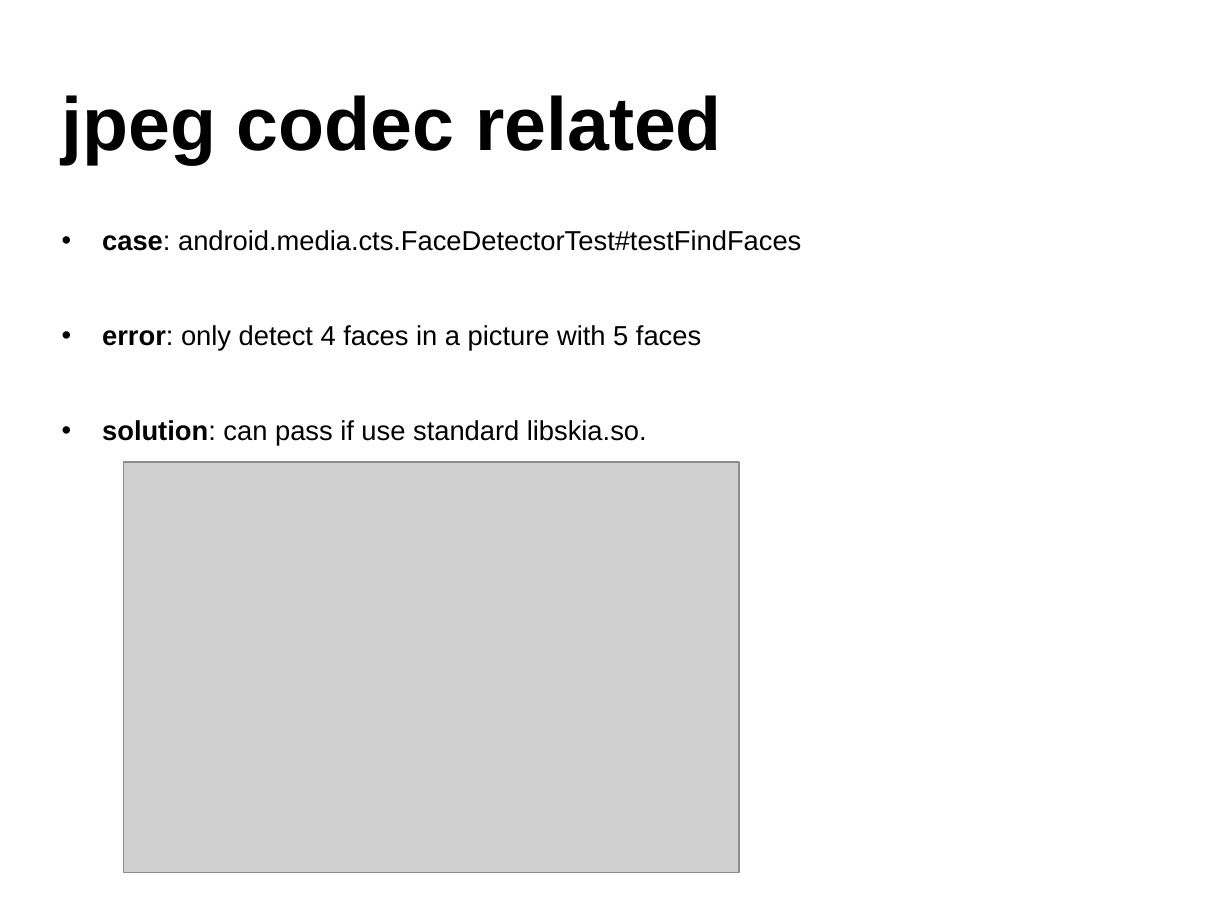
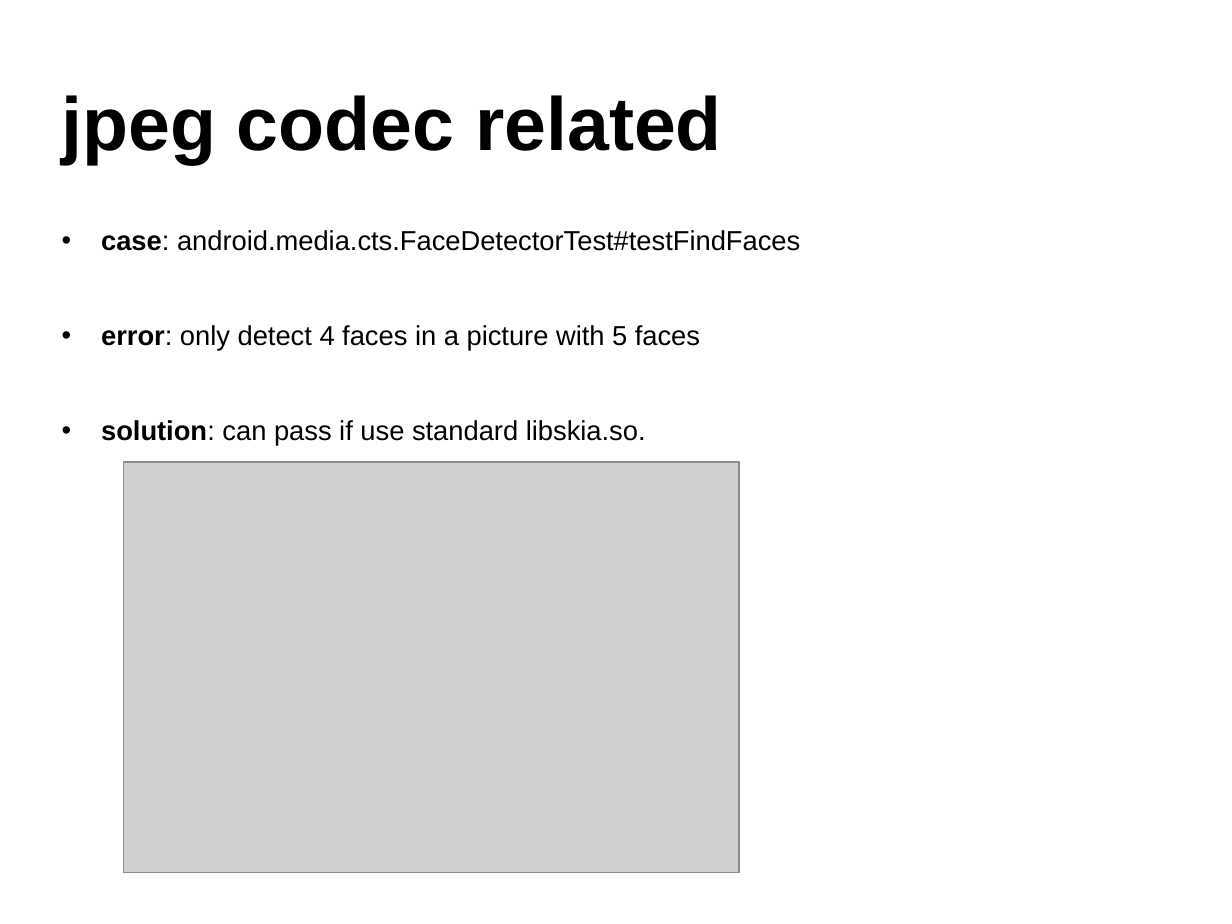
Before and after one commit to widerules/system-information, a slide deck: slide 39 of cts/CTS-training.ppt. Drawn at 1232x924 pixels with LibreOffice and Linux fonts; fonts in the diff are those of the drawing; grey boxes stand for pictures; background and template pictures are left out. Boxes give left, top, right and bottom in pixels: in the first picture for what was removed or moved away, otherwise in the second. Text is boxed around its words. In the diff, an @@ line names an element or a change of style, - is before the commit and + after.

```diff
--- a/cts/CTS-training.ppt
+++ b/cts/CTS-training.ppt
@@ text "case: android.media.cts.FaceDetectorTest#testFindFaces" at box(101, 230, 800, 446): indent changed @@
```
Also in this commit, not shown: 32 other slides changed.
